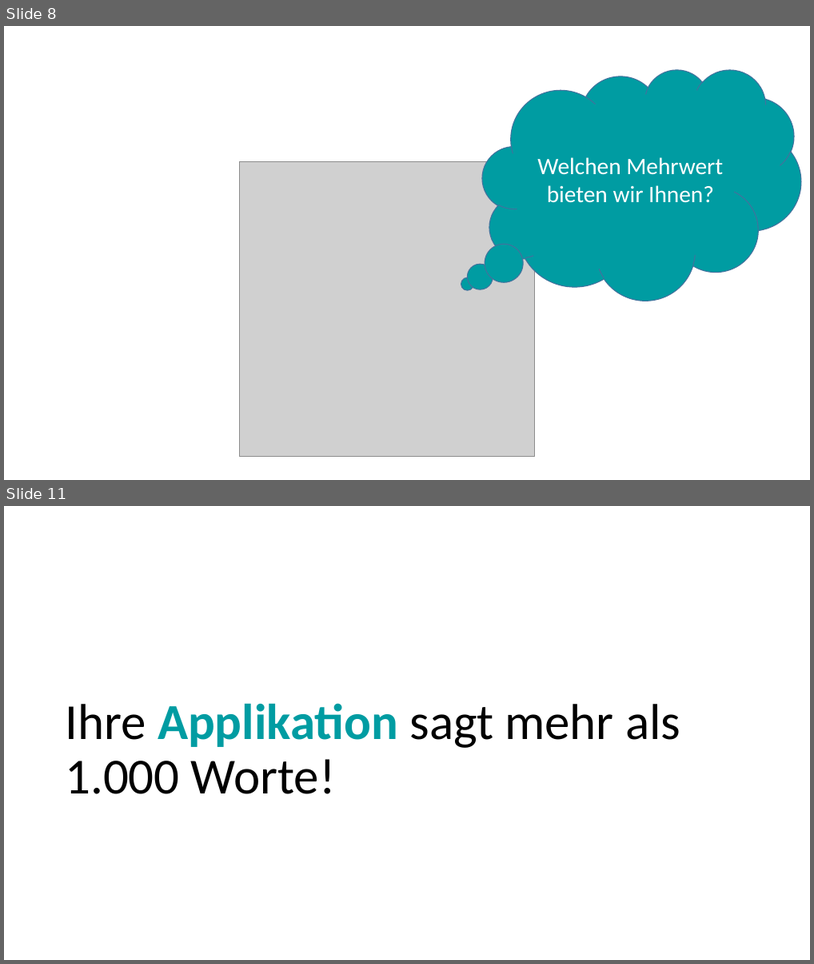
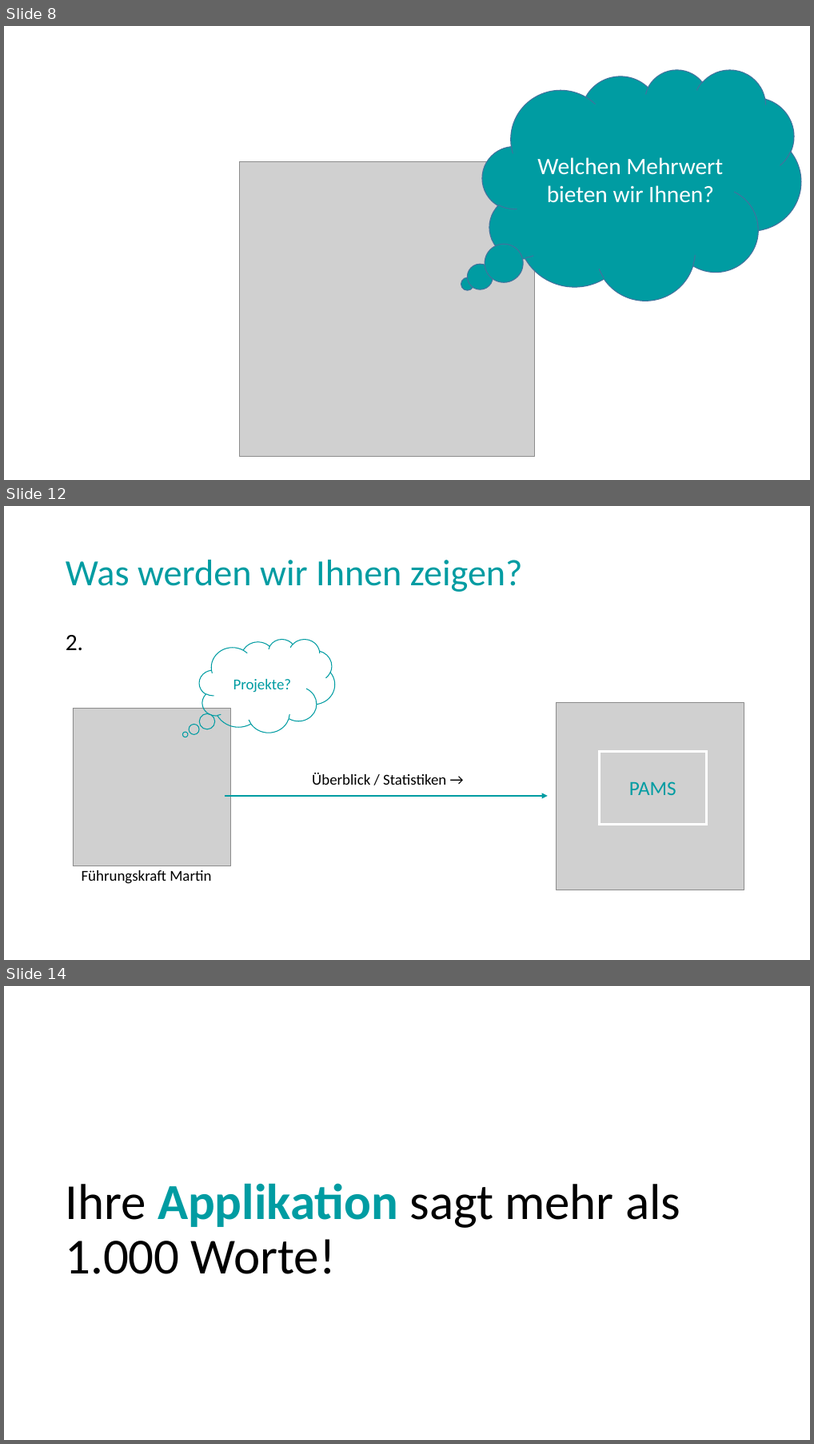
Before and after one commit to Masterarth/PM, a slide deck: documents/projectmanagement/Praesentationen/Abschlusspräsentation_Karsten.pptx. Shown one above the other, each under a label of ours: slides 8 and 11 before the commit, slides 8, 12 and 14 after it; the slides between them are not shown. The pictures are 814x964 and 814x1444 pixels, drawn with LibreOffice and Linux fonts; fonts in the diff are those of the drawing; grey boxes stand for pictures. Boxes give left, top, right and bottom in pixels: in the first picture for what was removed or moved away, otherwise in the second. Text is boxed around its words. In the diff, an @@ line names an element or a change of style, - is before the commit and + after.

```diff
--- a/documents/projectmanagement/Praesentationen/Abschlusspräsentation_Karsten.pptx
+++ b/documents/projectmanagement/Praesentationen/Abschlusspräsentation_Karsten.pptx
@@ slide 12 added at <box>4,506,810,960</box>, background #FFFFFF @@
@@ title added at <box>66,560,523,592</box>, 44 pt, text #009CA2 @@
+Was werden wir Ihnen zeigen?
@@ text added at <box>66,635,83,650</box>, 28 pt, text #000000 @@
+2.
@@ thought cloud added at <box>199,639,335,732</box>, outline #009CA2 1 pt, 18 pt, text #009CA2 @@
+Projekte?
@@ picture added at <box>73,708,231,866</box> @@
@@ picture added at <box>557,702,745,889</box> @@
@@ rectangle added at <box>600,751,707,824</box>, outline #FFFFFF 3 pt, 24 pt, text #009CA2 @@
+PAMS
@@ text added at <box>312,772,446,784</box>, 18 pt, text #000000 @@
+Überblick / Statistiken →
@@ arrow added from (225, 796) to (548, 796), #009CA2 2.25 pt @@
@@ text added at <box>82,870,211,884</box>, 18 pt, text #000000 @@
+Führungskraft Martin
@@ what was slide 11 is now slide 14 @@
```
Also in this commit, not shown: 5 slides changed, 2 other slides added, 1 slide removed.
